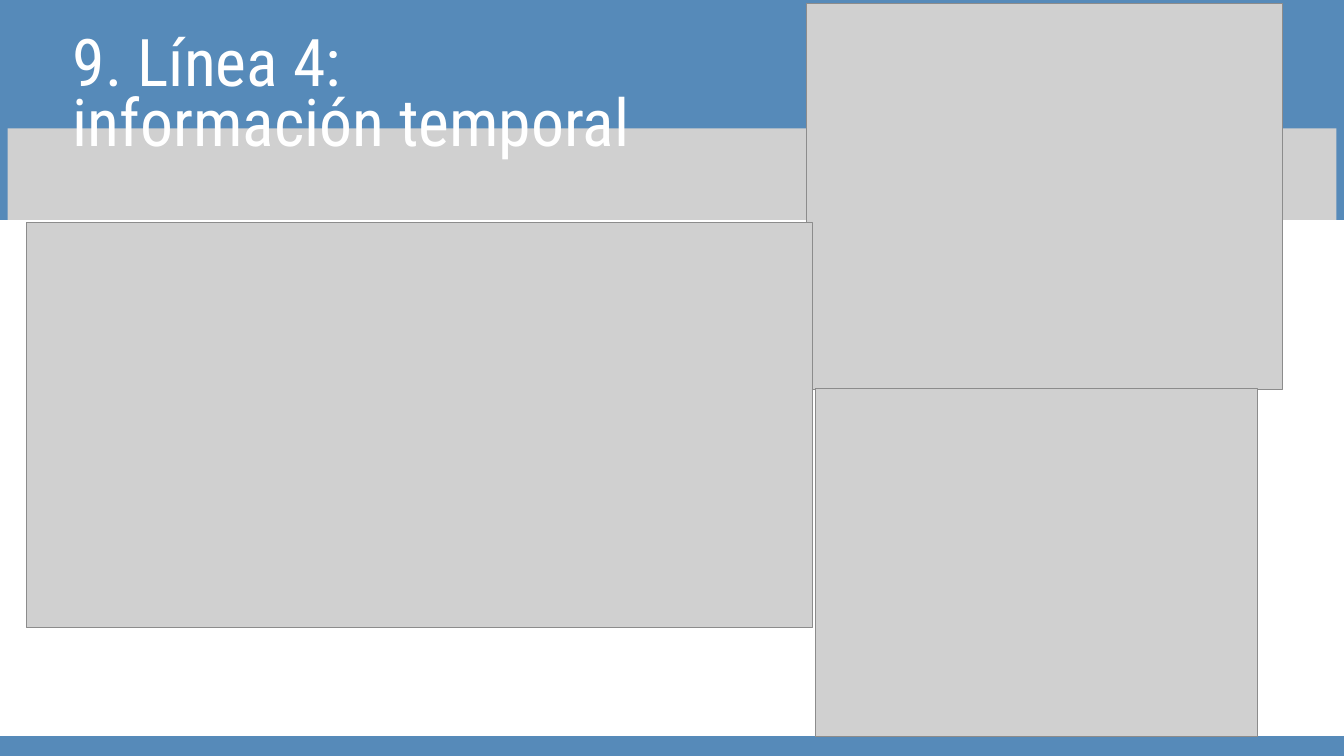
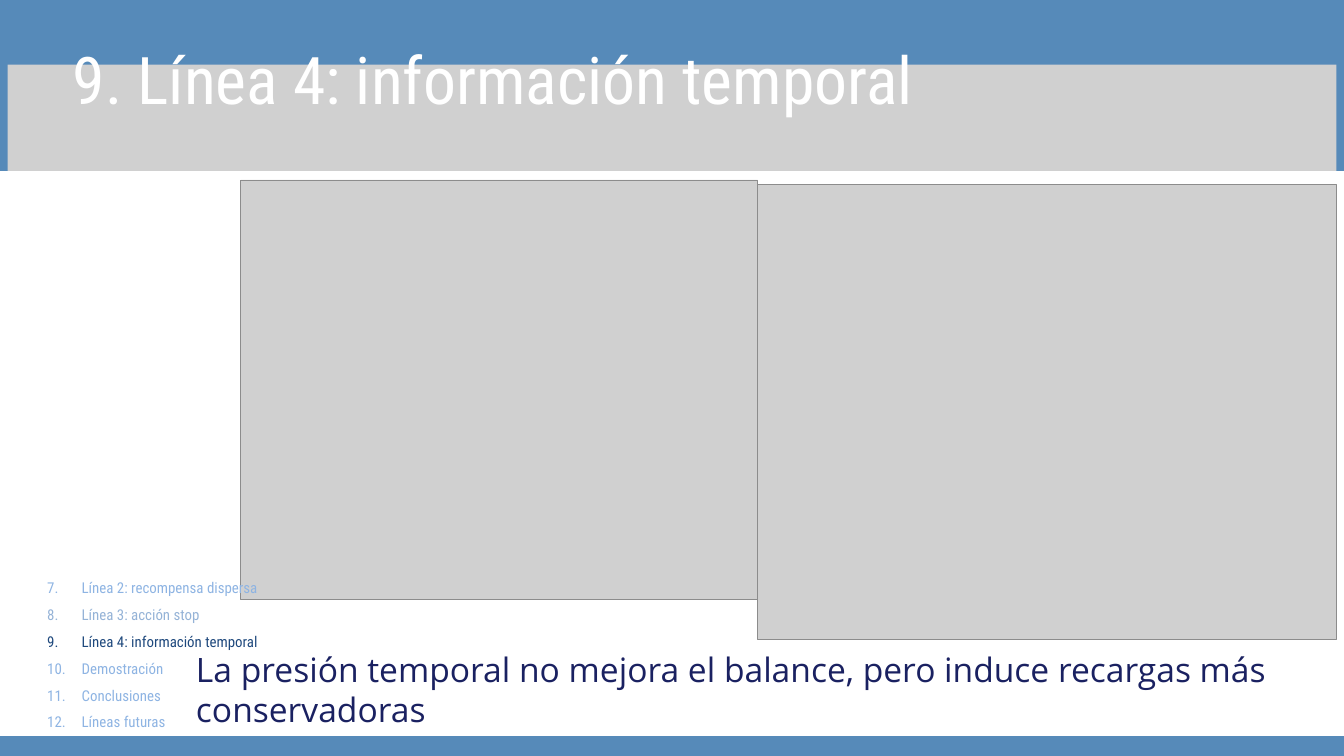
Before and after one commit to davidsolero/TFG-Coppelia-Reinforcement-Learning, a slide deck: slide 16 of redaccion/defensa/Presentación Trabajo Final Tesis Profesional Moderna Sencilla Azul .pptx. Drawn at 1344x756 pixels with LibreOffice and Linux fonts; fonts in the diff are those of the drawing; grey boxes stand for pictures. Boxes give left, top, right and bottom in pixels: in the first picture for what was removed or moved away, otherwise in the second. Text is boxed around its words. In the diff, an @@ line names an element or a change of style, - is before the commit and + after.

```diff
--- a/redaccion/defensa/Presentación Trabajo Final Tesis Profesional Moderna Sencilla Azul .pptx
+++ b/redaccion/defensa/Presentación Trabajo Final Tesis Profesional Moderna Sencilla Azul .pptx
@@ text "9. Línea 4: información temporal" rewrapped from bbox=[73, 37, 629, 159] to bbox=[73, 44, 912, 117] @@
@@ picture: place and size @@
-picture at bbox=[7, 128, 1336, 249]
+picture at bbox=[7, 65, 1336, 185]
@@ freeform shape: place and size @@
-freeform shape at bbox=[0, 220, 1344, 736]
+freeform shape at bbox=[0, 171, 1344, 736]
@@ picture: place and size @@
-picture at bbox=[806, 3, 1282, 390]
+picture at bbox=[241, 180, 757, 599]
@@ picture: place and size @@
-picture at bbox=[815, 389, 1257, 737]
+picture at bbox=[757, 184, 1336, 640]
@@ picture removed at bbox=[26, 222, 812, 628] @@
@@ text added at bbox=[82, 580, 257, 727], 16 pt, text #8EB4E3 @@
+  7. Línea 2: recompensa dispersa
+  8. Línea 3: acción stop
+  9. Línea 4: información temporal
+  10. Demostración
+  11. Conclusiones
+  12. Líneas futuras
@@ text added at bbox=[196, 656, 1266, 723], 36 pt, text #1A2161 @@
+La presión temporal no mejora el balance, pero induce recargas más conservadoras
```
Also in this commit, not shown: 7 other slides changed.
